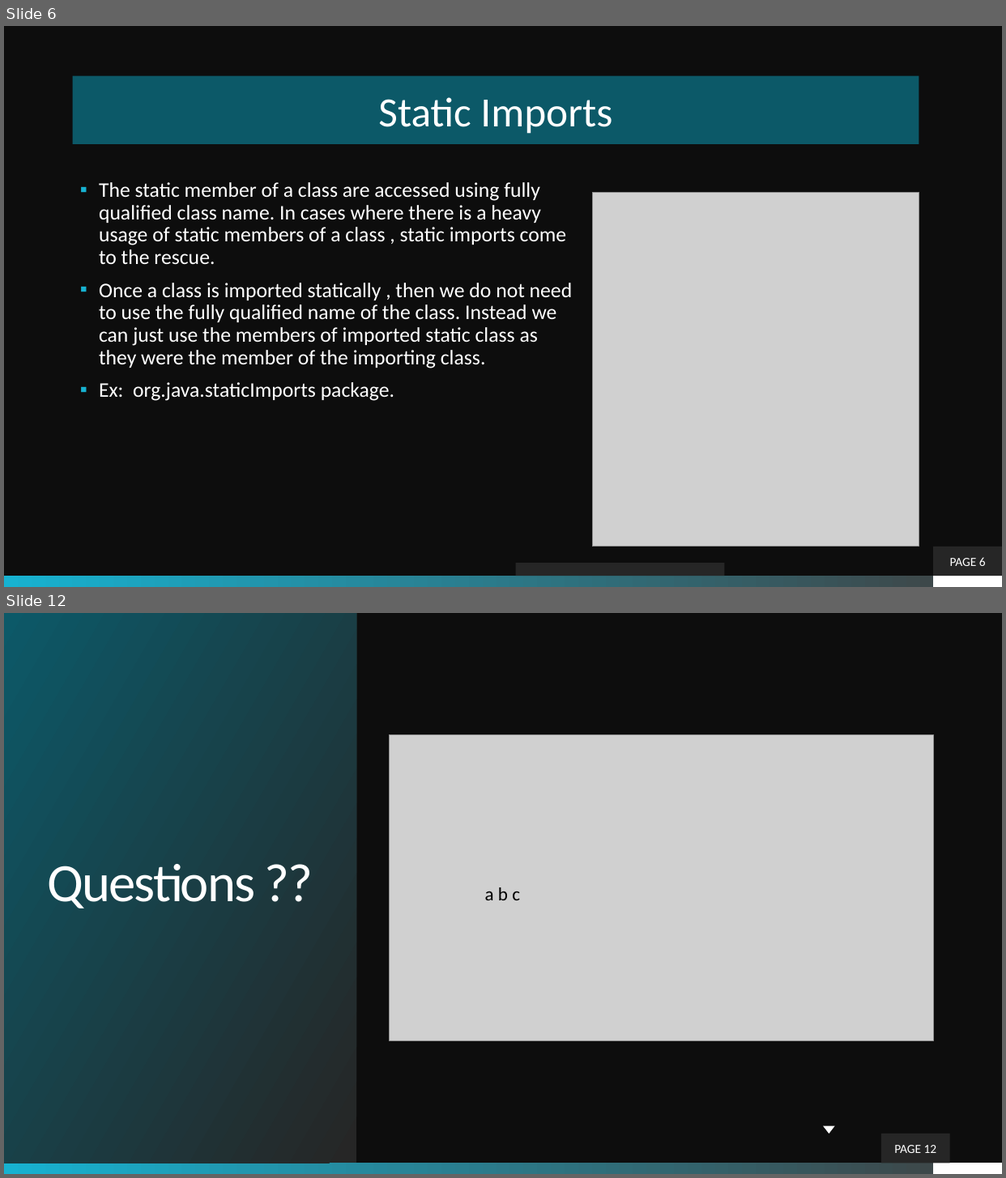
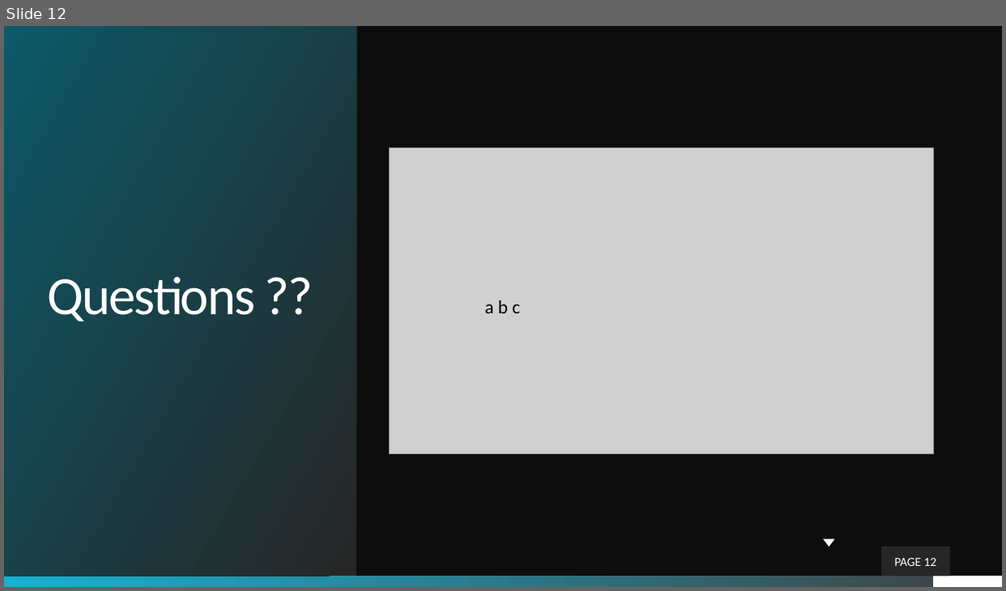
Before and after one commit to theLeonidas/Courses, a slide deck: courseMaterial/Objective-2-Simple Java Program/Basics_Of_A_Java_Program.pptx. Shown one above the other, each under a label of ours: slides 6 and 12 before the commit, slide 12 after it; the slides between them are not shown. The pictures are 1006x1178 and 1006x591 pixels, drawn with LibreOffice and Linux fonts; fonts in the diff are those of the drawing; grey boxes stand for pictures; background and template pictures are left out. Boxes give left, top, right and bottom in pixels: in the first picture for what was removed or moved away, otherwise in the second. Text is boxed around its words. In the diff, an @@ line names an element or a change of style, - is before the commit and + after.

```diff
--- a/courseMaterial/Objective-2-Simple Java Program/Basics_Of_A_Java_Program.pptx
+++ b/courseMaterial/Objective-2-Simple Java Program/Basics_Of_A_Java_Program.pptx
@@ slide 6 removed at (4, 26, 1002, 587), background picture (left out); not listed: 2 template elements that a slide beside it also shows @@
@@ title removed at (73, 76, 919, 144) @@
-Static Imports
@@ text removed at (99, 182, 573, 401) @@
-▪ The static member of a class are accessed using fully qualified class name. In cases where there is a heavy usage of static members of a class , static imports come to the rescue.
-▪ Once a class is imported statically , then we do not need to use the fully qualified name of the class. Instead we can just use the members of imported static class as they were the member of the importing class.
-▪ Ex: org.java.staticImports package.
@@ picture removed at (592, 192, 918, 546) @@
@@ page number removed at (934, 547, 1002, 576) @@
-PAGE 6
@@ rectangle removed at (515, 564, 724, 576) @@
```
Also in this commit, not shown: 5 slides changed, 5 slides added, 4 other slides removed, 24 other files.
